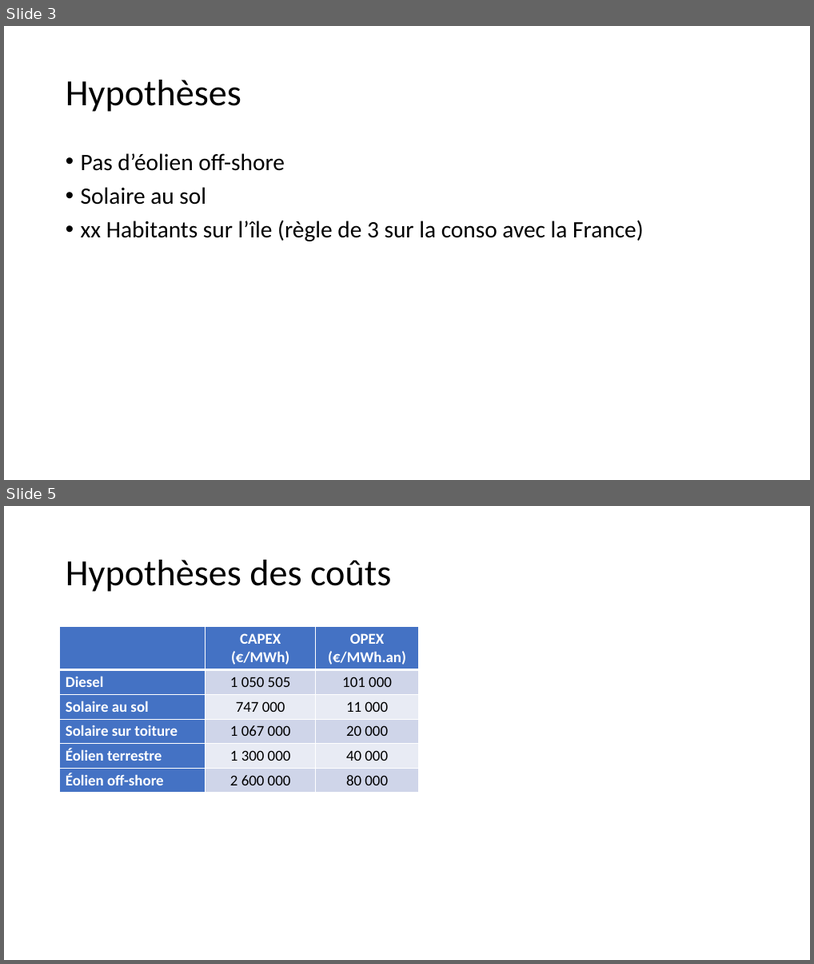
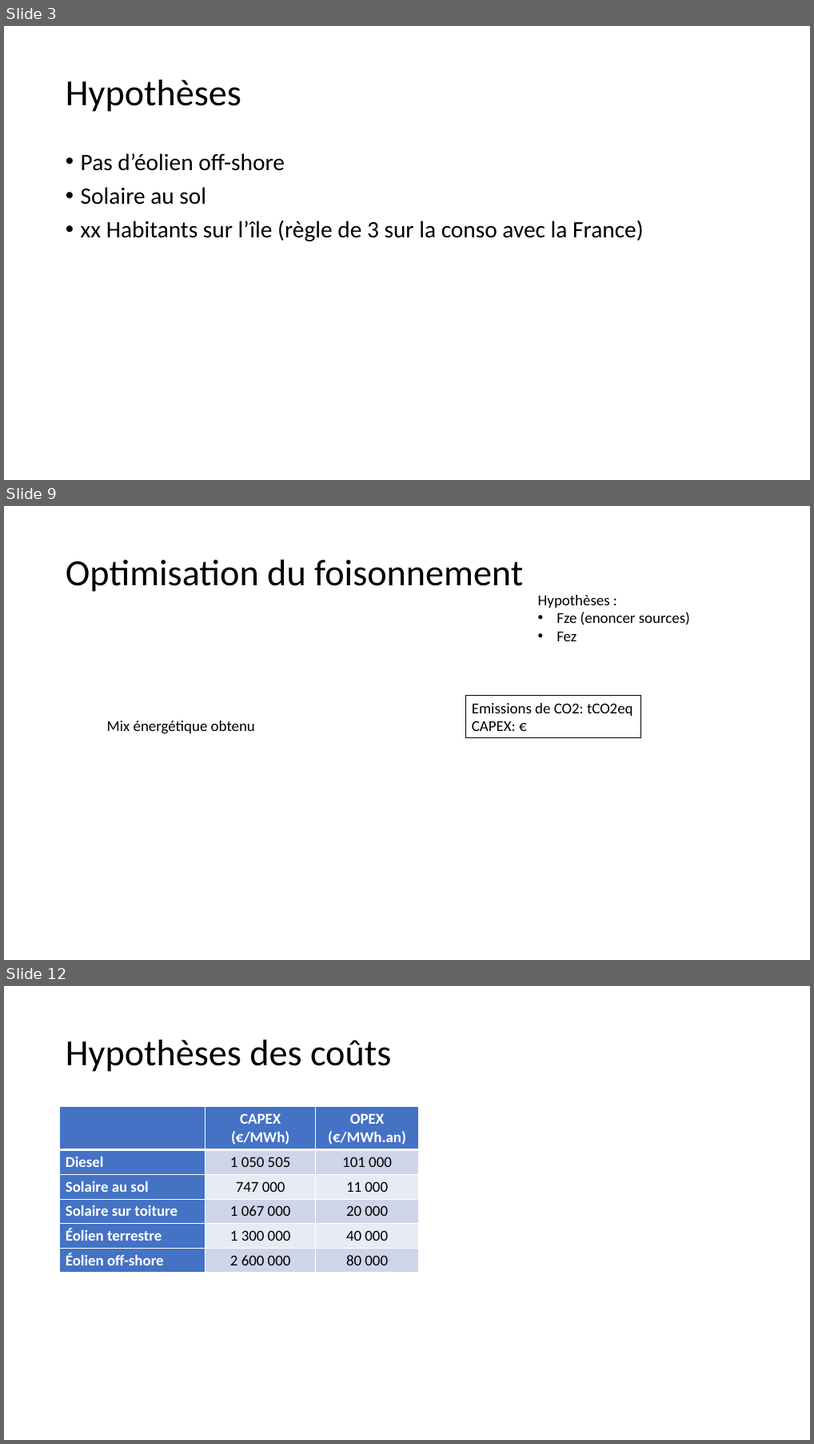
Before and after one commit to cledat/Projet-EA314, a slide deck: rapport.pptx. Shown one above the other, each under a label of ours: slides 3 and 5 before the commit, slides 3, 9 and 12 after it; the slides between them are not shown. The pictures are 814x964 and 814x1444 pixels, drawn with LibreOffice and Linux fonts; fonts in the diff are those of the drawing. Boxes give left, top, right and bottom in pixels: in the first picture for what was removed or moved away, otherwise in the second. Text is boxed around its words. In the diff, an @@ line names an element or a change of style, - is before the commit and + after.

```diff
--- a/rapport.pptx
+++ b/rapport.pptx
@@ slide 9 added at <box>4,506,810,960</box>, background #FFFFFF @@
@@ title added at <box>66,560,523,592</box>, 44 pt, text #000000 @@
+Optimisation du foisonnement
@@ text added at <box>538,595,690,641</box>, 18 pt, text #000000 @@
+Hypothèses :
+• Fze (enoncer sources)
+• Fez
@@ rectangle added at <box>466,696,642,738</box>, fill #FFFFFF, outline #000000 1 pt, 18 pt, text #000000 @@
+Emissions de CO2: tCO2eq
+CAPEX: €
@@ text added at <box>107,720,255,734</box>, 18 pt, text #000000 @@
+Mix énergétique obtenu
@@ what was slide 5 is now slide 12 @@
```
Also in this commit, not shown: 4 slides changed, 5 other slides added, 1 other file.
